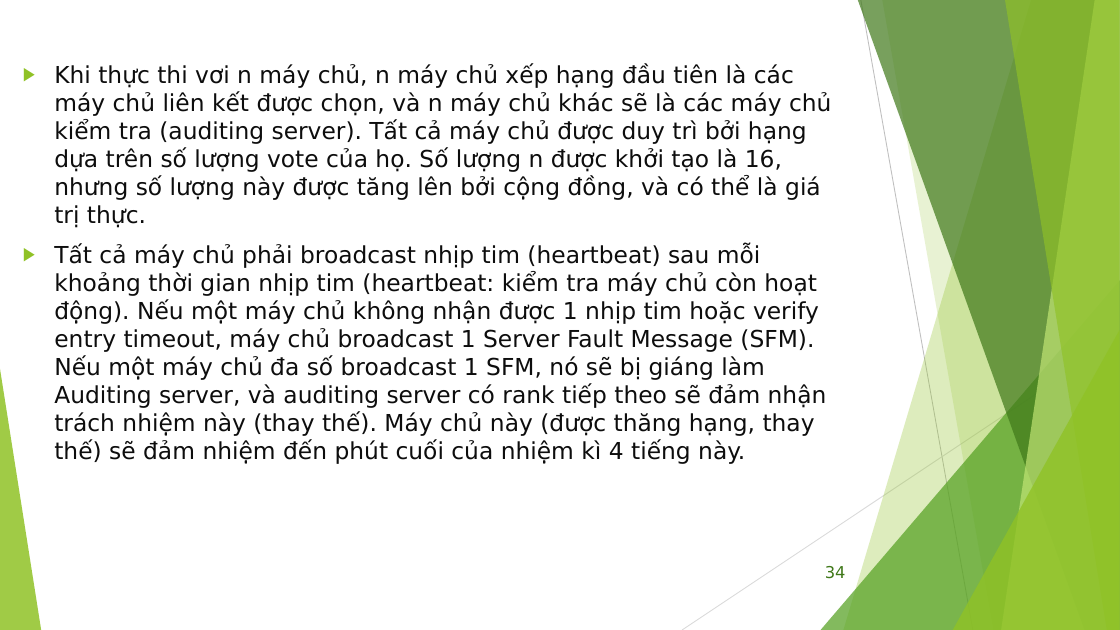
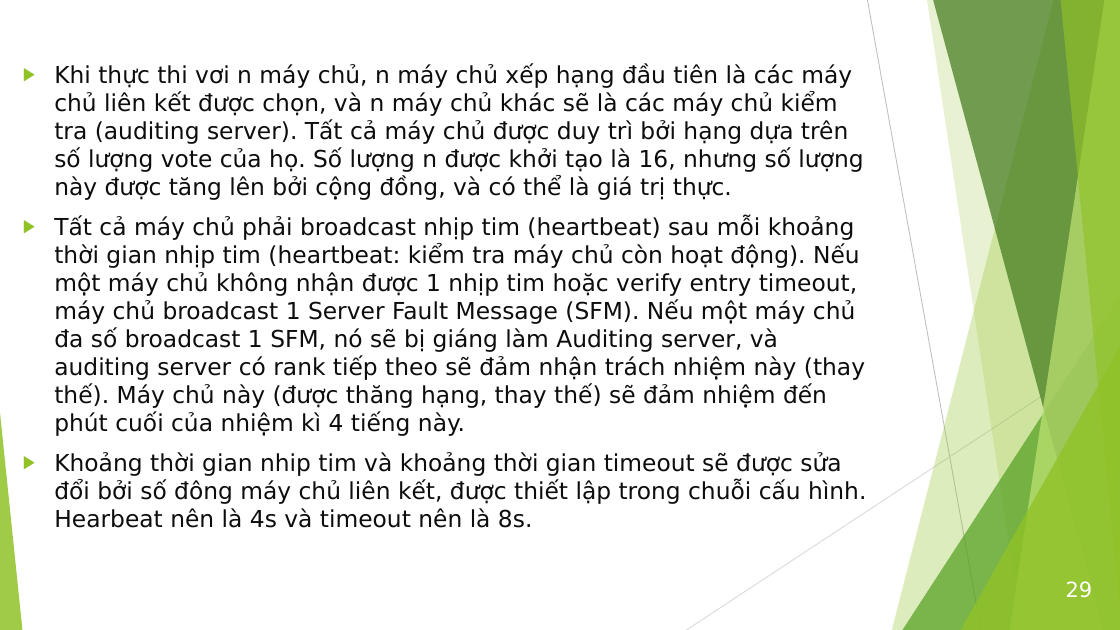
Before and after one commit to bku-blockchain/factom-research, a slide deck: slide 29 of docs/Factom_Intro_2.pptx (slide 34 before the commit). Drawn at 1120x630 pixels with LibreOffice and Linux fonts; fonts in the diff are those of the drawing. Boxes give left, top, right and bottom in pixels: in the first picture for what was removed or moved away, otherwise in the second. Text is boxed around its words. In the diff, an @@ line names an element or a change of style, - is before the commit and + after.

```diff
--- a/docs/Factom_Intro_2.pptx
+++ b/docs/Factom_Intro_2.pptx
@@ line moved from (861, 0) - (973, 630) to (868, 0) - (981, 630) @@
@@ freeform shape: place and size @@
-freeform shape at (844, 0, 1120, 630)
+freeform shape at (892, 0, 1120, 630)
@@ freeform shape: place and size @@
-freeform shape at (882, 0, 1120, 630)
+freeform shape at (928, 0, 1120, 630)
@@ freeform shape: place and size @@
-freeform shape at (858, 0, 1120, 630)
+freeform shape at (933, 0, 1120, 630)
@@ freeform shape: place and size @@
-freeform shape at (1002, 0, 1120, 630)
+freeform shape at (1010, 0, 1120, 630)
@@ freeform shape: place and size @@
-freeform shape at (1005, 0, 1120, 630)
+freeform shape at (1061, 0, 1120, 630)
@@ triangle: place and size @@
-triangle at (821, 280, 1120, 630)
+triangle at (902, 280, 1120, 630)
@@ line moved from (1120, 339) - (682, 630) to (1120, 339) - (686, 630) @@
@@ triangle: place and size @@
-triangle at (953, 330, 1120, 630)
+triangle at (961, 330, 1120, 630)
@@ triangle: place and size @@
-triangle at (0, 369, 41, 630)
+triangle at (0, 369, 23, 630)
@@ text at (54, 452, 866, 528): paragraph added @@
+▶ Khoảng thời gian nhip tim và khoảng thời gian timeout sẽ được sửa đổi bởi số đông máy chủ liên kết, được thiết lập trong chuỗi cấu hình. Hearbeat nên là 4s và timeout nên là 8s.
@@ page number removed at (825, 566, 846, 579) @@
-34
@@ page number added at (1066, 581, 1093, 598), 18 pt, text #FFFFFF @@
+29
```
Also in this commit, not shown: 32 other slides changed, 5 slides added, 15 slides removed.
